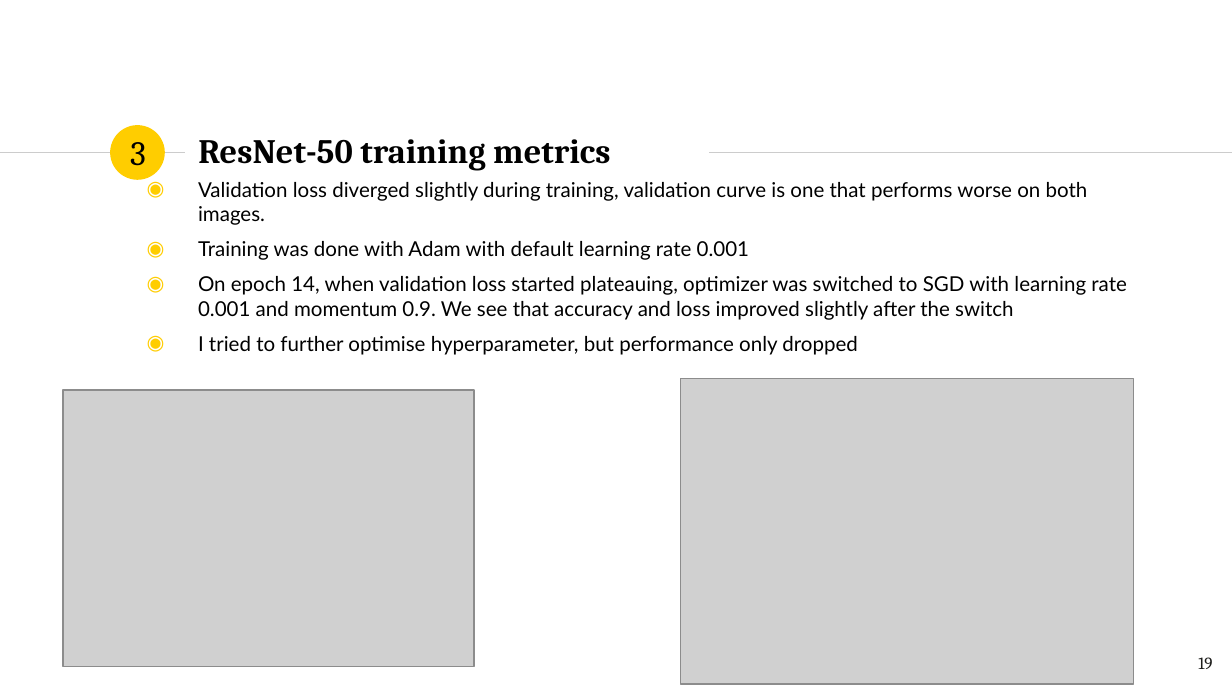
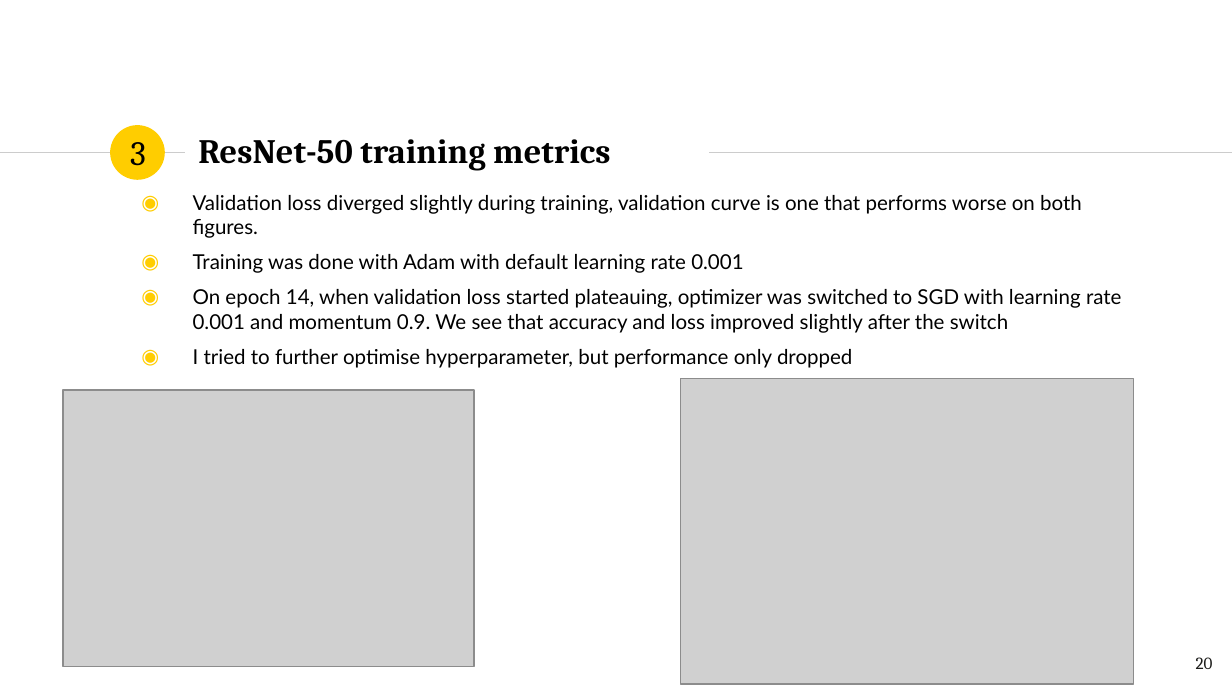
Before and after one commit to TeemuSo/Loop-Q-prize, a slide deck: slide 20 of reports/Sormunen, Teemu_Overview.pptx (slide 19 before the commit). Drawn at 1232x693 pixels with LibreOffice and Linux fonts; fonts in the diff are those of the drawing; grey boxes stand for pictures. Boxes give left, top, right and bottom in pixels: in the first picture for what was removed or moved away, otherwise in the second. Text is boxed around its words. In the diff, an @@ line names an element or a change of style, - is before the commit and + after.

```diff
--- a/reports/Sormunen, Teemu_Overview.pptx
+++ b/reports/Sormunen, Teemu_Overview.pptx
@@ text "Validation loss diverged slightly during ...": place and size @@
-text "Validation loss diverged slightly during ..." at box(198, 182, 1126, 355)
+text "Validation loss diverged slightly during ..." at box(193, 195, 1121, 368)
@@ text at box(193, 195, 1082, 238): text changed @@
-◉ Validation loss diverged slightly during training, validation curve is one that performs worse on both images.
+◉ Validation loss diverged slightly during training, validation curve is one that performs worse on both figures.
@@ page number at box(1196, 657, 1213, 669): text changed @@
-19
+20
```
Also in this commit, not shown: 9 other slides changed, 1 slide added, 1 other file.
